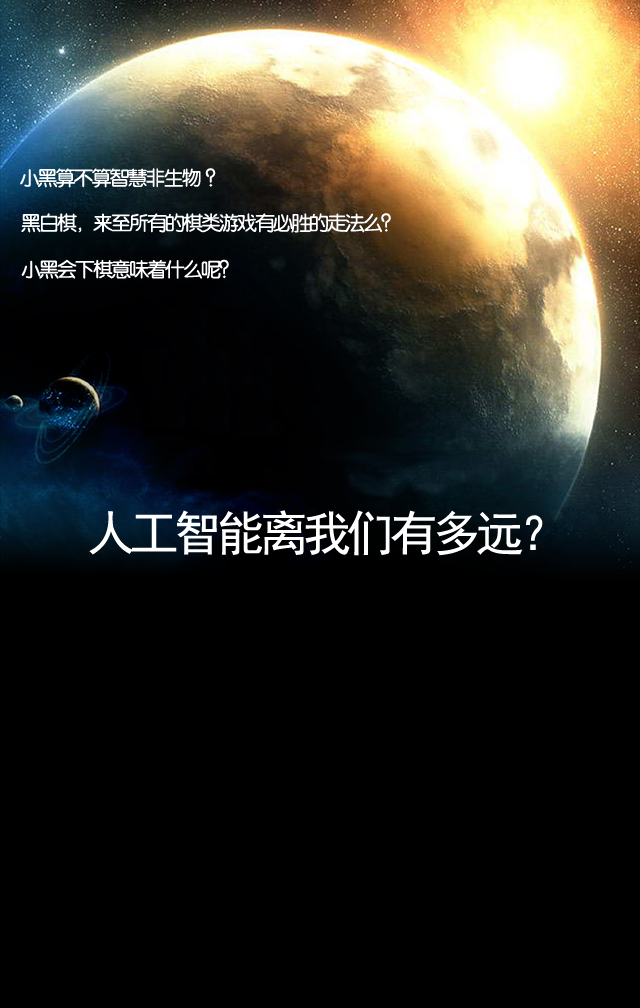
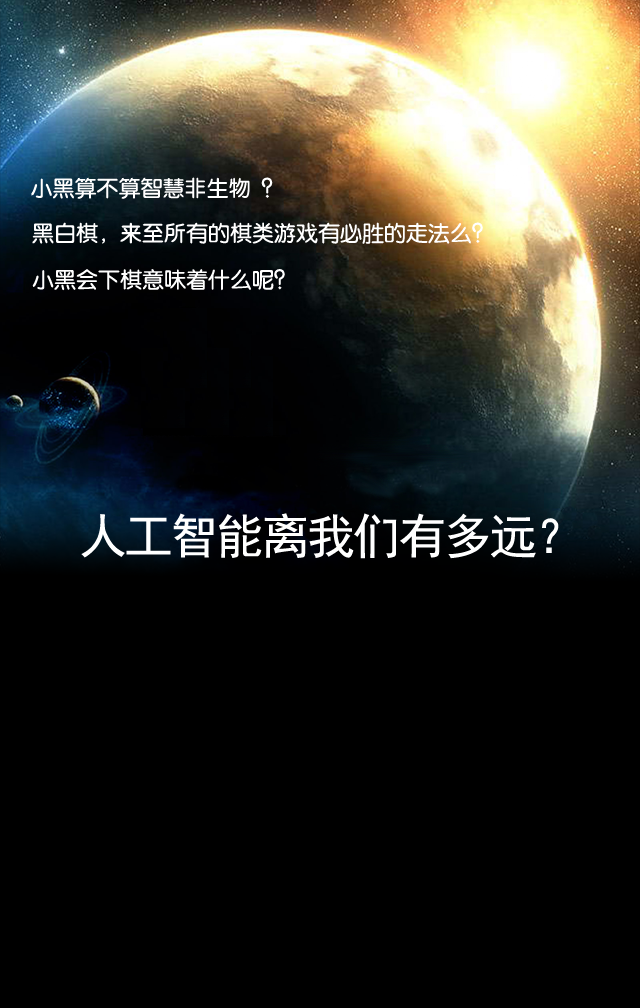
Layered file, before and after one edit (640x1008). Changes by layer:
painted on "小黑会下棋意味着什么呢？" over [21, 259, 285, 291]
painted on "黑白棋，来至所有的棋类游戏有必胜的走法么？" over [21, 213, 483, 244]
painted on "小黑算不算智慧非生物 ？" over [20, 168, 273, 199]
painted on "人工智能离我们有多远？" over [81, 510, 559, 559]
